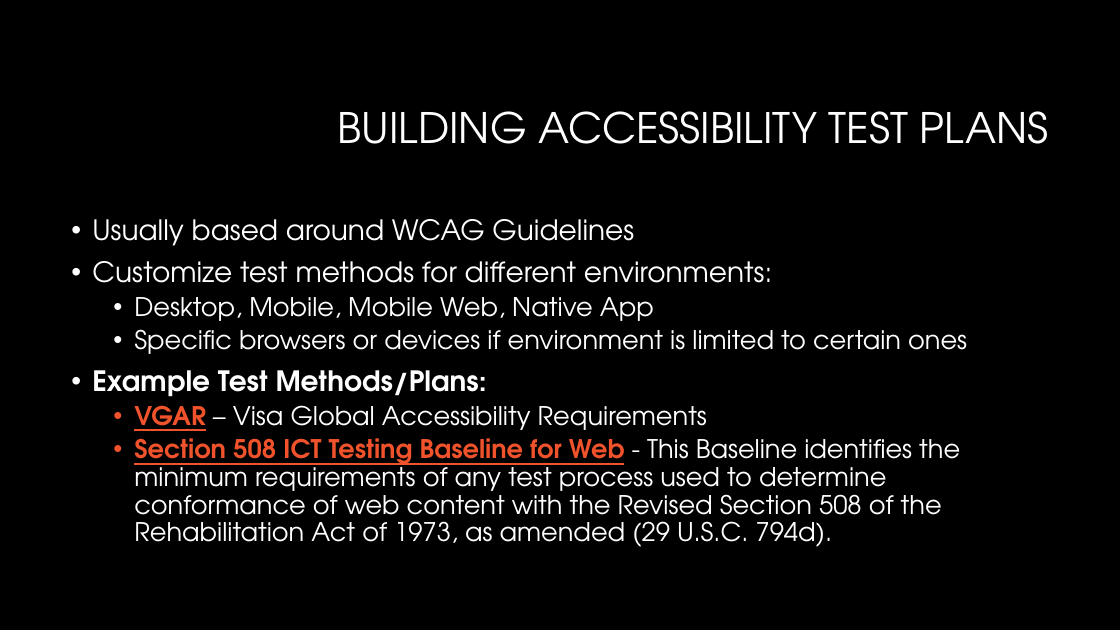
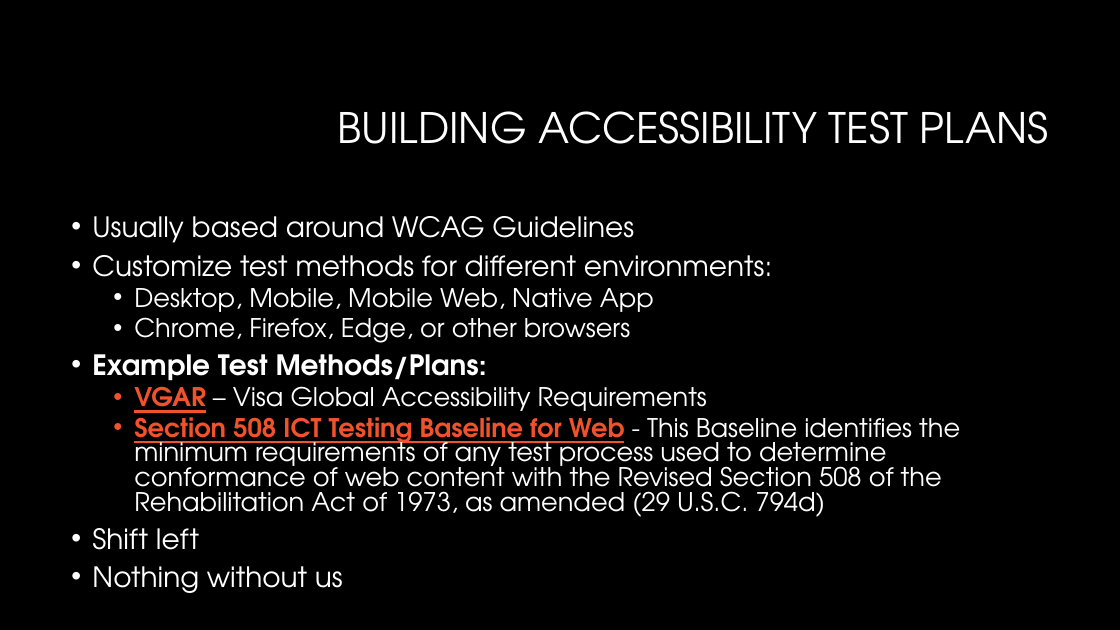
Before and after one commit to CorgiDev/A11y-Materials, a slide deck: slide 7 of Presenations/Upcoming Talk Drafts/2023_Accessibility Testing.pptx. Drawn at 1120x630 pixels with LibreOffice and Linux fonts; fonts in the diff are those of the drawing; background and template pictures are left out. Boxes give left, top, right and bottom in pixels: in the first picture for what was removed or moved away, otherwise in the second. Text is boxed around its words. In the diff, an @@ line names an element or a change of style, - is before the commit and + after.

```diff
--- a/Presenations/Upcoming Talk Drafts/2023_Accessibility Testing.pptx
+++ b/Presenations/Upcoming Talk Drafts/2023_Accessibility Testing.pptx
@@ text at [92, 216, 772, 419]: line spacing 0.9 to 0.8 @@
@@ text at [134, 311, 631, 343]: text changed @@
-  • Specific browsers or devices if environment is limited to certain ones
+  • Chrome, Firefox, Edge, or other browsers
@@ text at [92, 409, 960, 593]: text changed @@
-  • Section 508 ICT Testing Baseline for Web - This Baseline identifies the minimum requirements of any test process used to determine conformance of web content with the Revised Section 508 of the Rehabilitation Act of 1973, as amended (29 U.S.C. 794d).
+  • Section 508 ICT Testing Baseline for Web - This Baseline identifies the minimum requirements of any test process used to determine conformance of web content with the Revised Section 508 of the Rehabilitation Act of 1973, as amended (29 U.S.C. 794d)
+• Shift left
+• Nothing without us
```
Also in this commit, not shown: 1 other slide changed.
